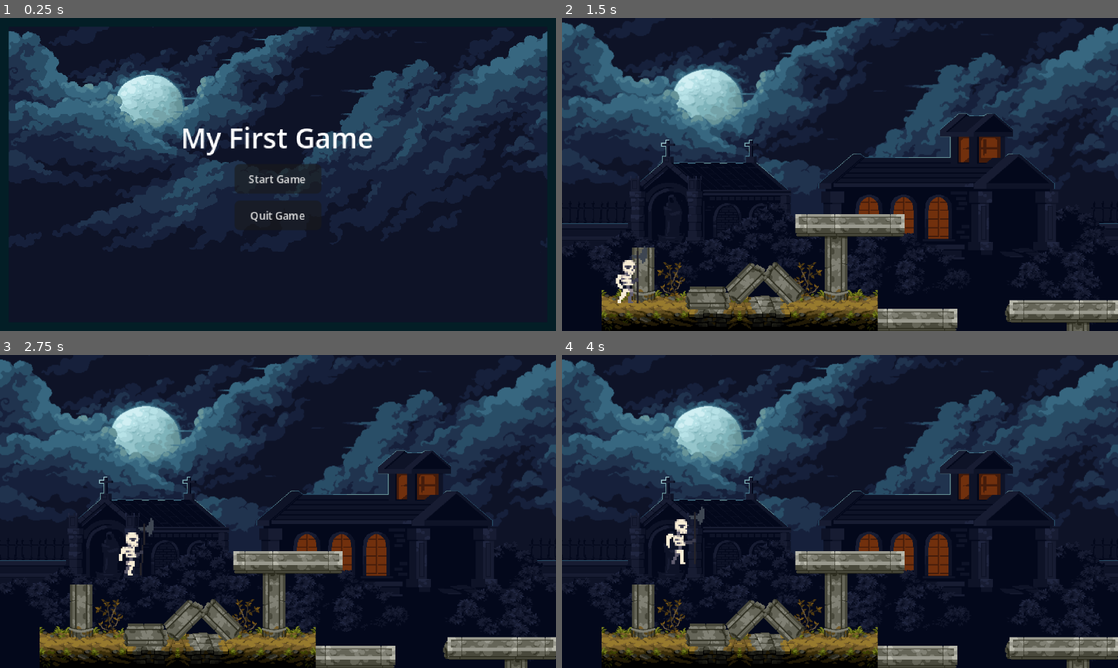
Above: before the commit, frames 1-4 (two rows, left to right).
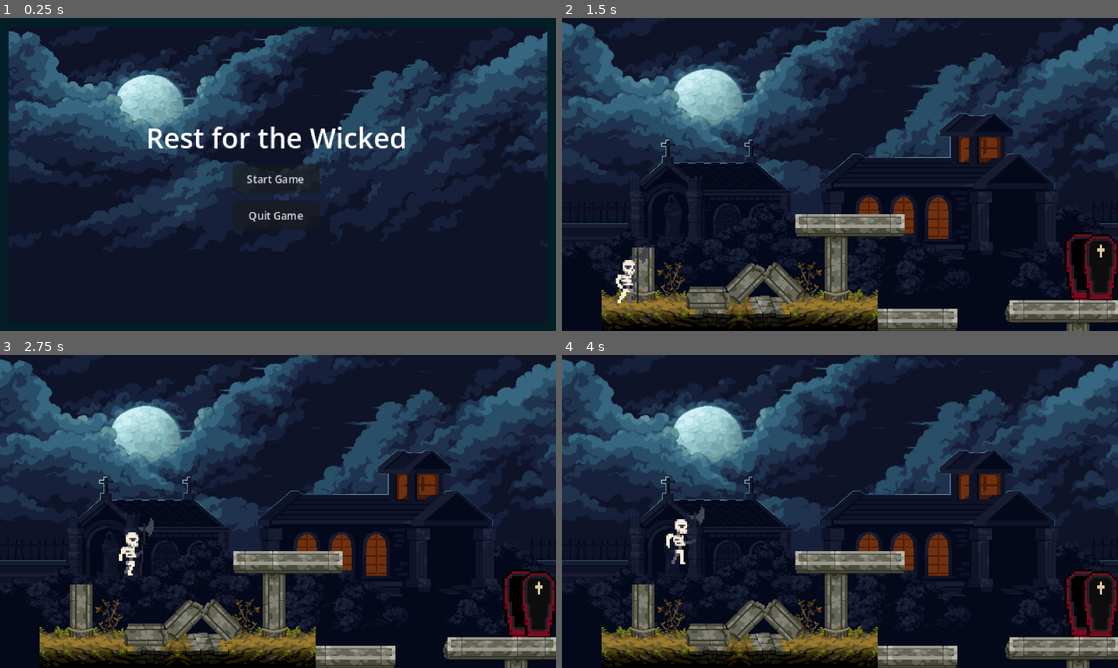
Above: after the commit, the same moments.

Repository: CCV-JamesNye/Collins-Dev-Scripts
Game: Godot game, scene res://ui-work/main_menu.tscn
Two runs of this game, one before a commit and one after it. Both use one fixed random seed, a clock stepped at 60 frames per second and the inputs below.
Inputs:
- Up to frame 1 (0.25 s): no input
- Up to frame 2 (1.5 s): click "Start Game" at 0.5 s; hold Right (move_right) from 1.28 s (still down)
- Up to frame 3 (2.75 s): keep holding Right (move_right); tap Space (jump) at 1.52, 2.27 s
- Up to frame 4 (4 s): release Right (move_right) at 2.78 s; hold Left (move_left) 2.78-3.53 s; hold Right (move_right) from 3.53 s (still down); tap Space (jump) at 3.77 s

The runs differ from the first frame. In frame 1, 2.1% of the frame differs, in the area x 26-73%, y 34-66%; in frame 2, 1.3%; in frame 3, 1.3%; in frame 4, 1.3%.

Commit message:
touch up
Just some small additions for fun and "polish"

Diff:
--- a/Week 5 Visuals Work/week-5-visuals/visuals_prime.tscn
+++ b/Week 5 Visuals Work/week-5-visuals/visuals_prime.tscn
@@ -11,6 +11,7 @@
 [ext_resource type="Texture2D" uid="uid://c7867y5wdndci" path="res://Week 5 Visuals Work/week-5-visuals/Art/Sprites/Tiles.png" id="6_p8omr"]
 [ext_resource type="Texture2D" uid="uid://dsjj1eok4sonw" path="res://Week 5 Visuals Work/week-5-visuals/Art/Sprites/pillar 1.png" id="8_p8omr"]
 [ext_resource type="Script" uid="uid://bsq63o5u0242l" path="res://Week 5 Visuals Work/week-5-visuals/goal.gd" id="9_j776i"]
+[ext_resource type="Texture2D" uid="uid://bsc1ncxcobjbj" path="res://Week 5 Visuals Work/week-5-visuals/Art/Sprites/CoffinOpen.png" id="12_gsuer"]
 
 [sub_resource type="RectangleShape2D" id="RectangleShape2D_mv7tp"]
 size = Vector2(17, 25)
@@ -115,6 +116,7 @@
 size = Vector2(8.485277, 18.891201)
 
 [sub_resource type="RectangleShape2D" id="RectangleShape2D_d43vq"]
+size = Vector2(20, 37)
 
 [sub_resource type="RectangleShape2D" id="RectangleShape2D_vw37f"]
 size = Vector2(78, 15)
@@ -270,7 +272,13 @@
 script = ExtResource("9_j776i")
 
 [node name="goal col" type="CollisionShape2D" parent="goal" unique_id=1602843523]
+position = Vector2(0, -8.5)
 shape = SubResource("RectangleShape2D_d43vq")
+
+[node name="Sprite2D" type="Sprite2D" parent="goal" unique_id=269370851]
+position = Vector2(-8.999999, -7.9999995)
+scale = Vector2(0.35, 0.35)
+texture = ExtResource("12_gsuer")
 
 [node name="platfor 1_5" type="StaticBody2D" parent="." unique_id=181342975]
 z_index = 2
--- a/ui-work/main_menu.tscn
+++ b/ui-work/main_menu.tscn
@@ -60,7 +60,7 @@
 [node name="my first game" type="Label" parent="MarginContainer/Panel/MarginContainer/VBoxContainer" unique_id=823989668]
 layout_mode = 2
 size_flags_horizontal = 4
-text = "My First Game"
+text = "Rest for the Wicked"
 
 [node name="start_game" type="Button" parent="MarginContainer/Panel/MarginContainer/VBoxContainer" unique_id=1244111794]
 custom_minimum_size = Vector2(50, 0)
Binary file added: Week 5 Visuals Work/week-5-visuals/Art/Sprites/CoffinOpen.png
Not shown, added: Week 5 Visuals Work/week-5-visuals/Art/Sprites/CoffinOpen.png.import
